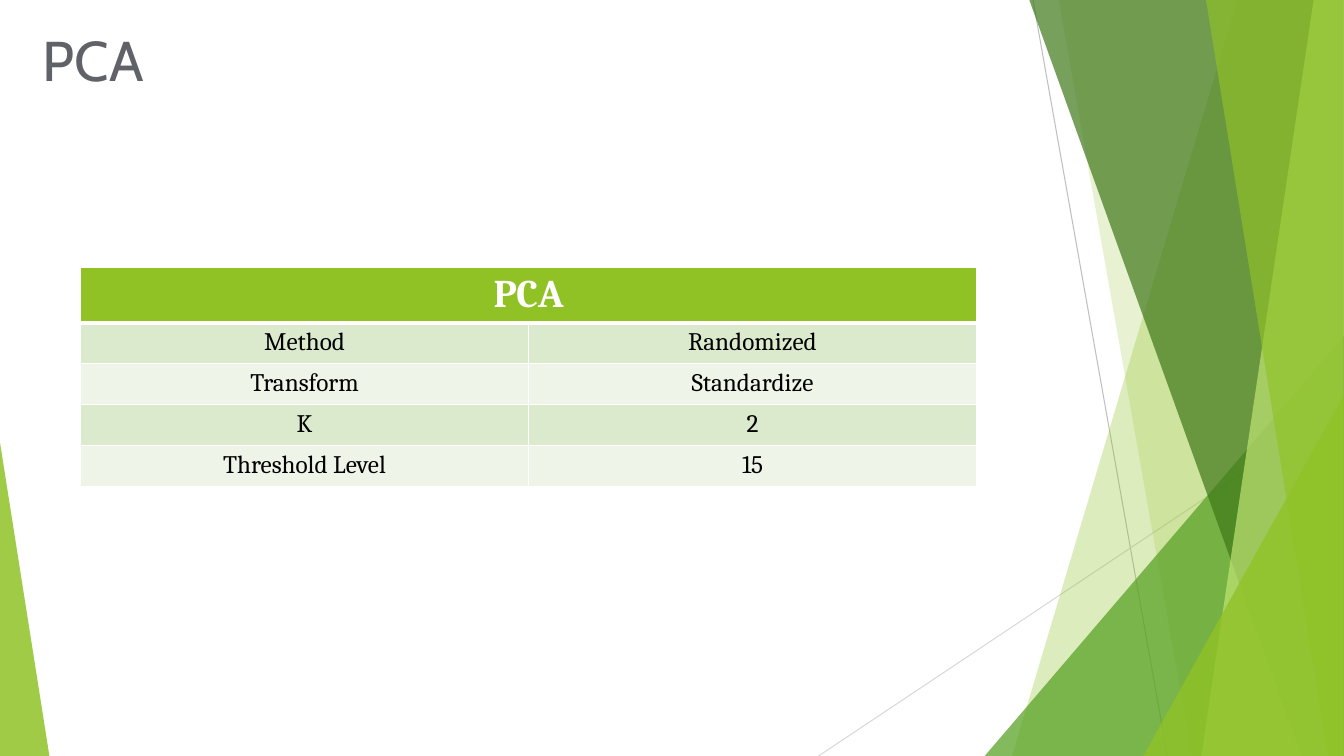
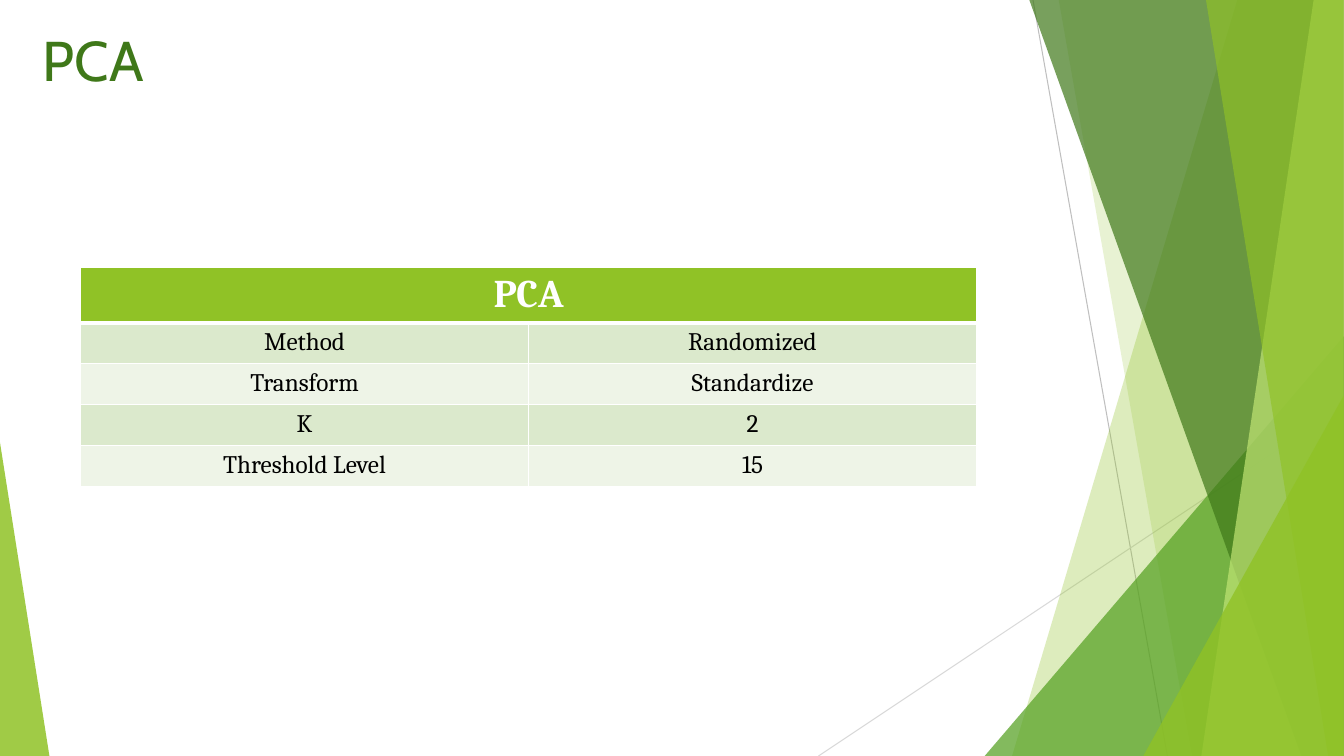
Before and after one commit to Dforouzanfar/Statistical_Learning, a slide deck: slide 19 of Statistical Learning.pptx (slide 16 before the commit). Drawn at 1344x756 pixels with LibreOffice and Linux fonts; fonts in the diff are those of the drawing. Boxes give left, top, right and bottom in pixels: in the first picture for what was removed or moved away, otherwise in the second. Text is boxed around its words. In the diff, an @@ line names an element or a change of style, - is before the commit and + after.

```diff
--- a/Statistical Learning.pptx
+++ b/Statistical Learning.pptx
@@ text "PCA" at bbox=[43, 41, 144, 82]: text colour #5F6368 to #3F7819 @@
```
Also in this commit, not shown: 9 other slides changed, 5 slides added, 2 slides removed, 1 other file.
